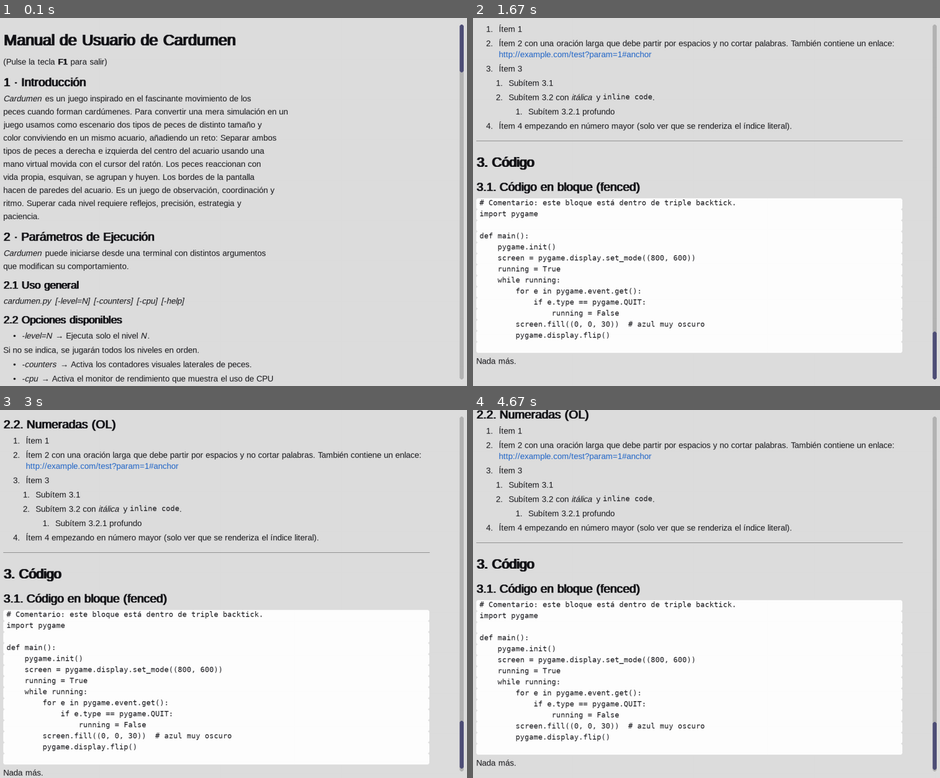
Above: before the commit, frames 1-4 (two rows, left to right).
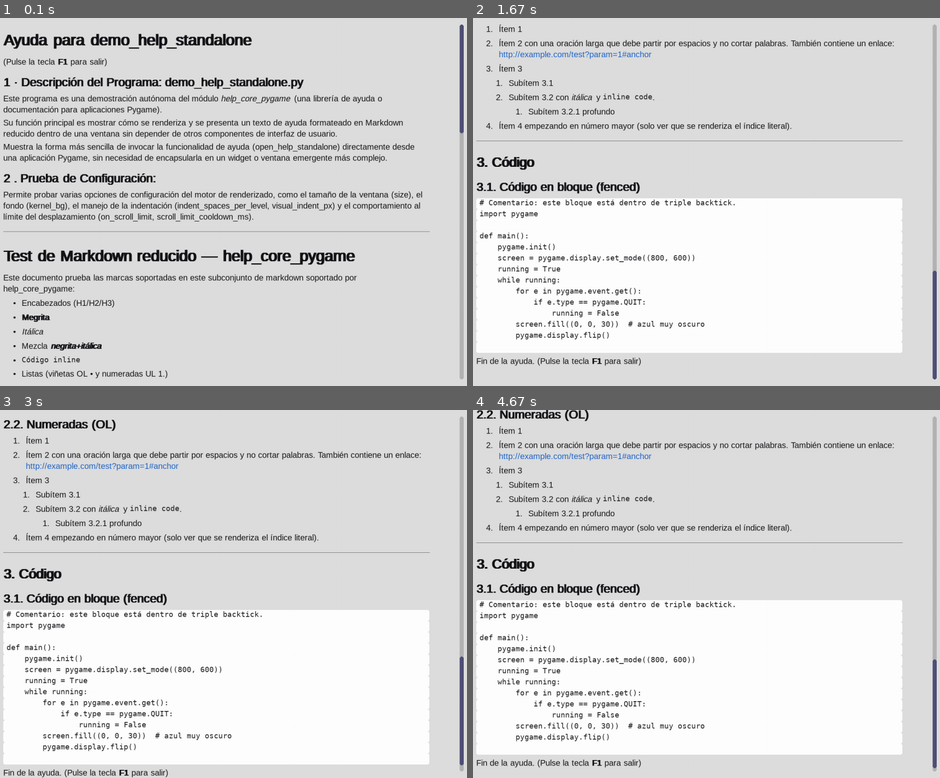
Above: after the commit, the same moments.

Repository: acastr008/help_core_pygame
Game: pygame game, started from examples/demo_help_standalone.py
The game is run twice, just before and just after one commit, with the same random seed, the same clock (stepped at 60 frames per second) and the same inputs.
Inputs:
- Up to frame 1 (0.1 s): no input
- Up to frame 2 (1.67 s): hold Up 0.33-0.8 s; hold Down 0.83-1.3 s; tap End at 1.33 s
- Up to frame 3 (3 s): hold Up 1.67-2.03 s; hold Down 2.07-2.43 s; hold Up 2.47-2.77 s; hold Down from 2.8 s (still down)
- Up to frame 4 (4.67 s): release Down at 3.1 s; hold Up 3.13-3.5 s; hold Down 3.53-3.9 s; hold Up 3.93-4.23 s; hold Down 4.27-4.57 s; hold Up from 4.6 s (still down)

The runs differ from the first frame. In frame 1, 17% of the frame differs, in the area x 0-100%, y 4-100%; in frame 2, 0.5%; in frame 3, 0.5%; in frame 4, 0.5%.

Commit message:
- Se ha pasado README_EN.md a README.md y se ha incluido un link en él   [Spanish README_ES.md is available](https://github.com/acastr008/help_core_pygame/blob/main/README_ES.md)

Diff:
--- a/examples/demo_help_standalone.py
+++ b/examples/demo_help_standalone.py
@@ -14,187 +14,33 @@
 
 
 TEST_MD="""
-# Manual de Usuario de *Cardumen*
+# Ayuda para *demo_help_standalone*
 
 (Pulse la tecla **F1** para salir)
 
-### 1 · Introducción
+### 1 · Descripción del Programa: *demo_help_standalone.py*
+Este programa es una demostración autónoma del módulo *help_core_pygame* (una librería de ayuda o documentación para aplicaciones Pygame).
+Su función principal es mostrar cómo se renderiza y se presenta un texto de ayuda formateado en Markdown reducido dentro de una ventana sin depender de otros componentes de interfaz de usuario.
+Muestra la forma más sencilla de invocar la funcionalidad de ayuda (open_help_standalone) directamente desde una aplicación Pygame, sin necesidad de encapsularla en un widget o ventana emergente más complejo.
 
-*Cardumen* es un juego inspirado en el fascinante movimiento de los
-peces cuando forman cardúmenes. Para convertir una mera simulación en un
-juego usamos como escenario dos tipos de peces de distinto tamaño y
-color conviviendo en un mismo acuario, añadiendo un reto: Separar ambos
-tipos de peces a derecha e izquierda del centro del acuario usando una
-mano virtual movida con el cursor del ratón. Los peces reaccionan con
-vida propia, esquivan, se agrupan y huyen. Los bordes de la pantalla
-hacen de paredes del acuario. Es un juego de observación, coordinación y
-ritmo. Superar cada nivel requiere reflejos, precisión, estrategia y
-paciencia.
-
-### 2 · Parámetros de Ejecución
-
-*Cardumen* puede iniciarse desde una terminal con distintos argumentos
-que modifican su comportamiento.
-
-#### 2.1 Uso general
-
-*cardumen.py [-level=N] [-counters] [-cpu] [-help]*
-
-#### 2.2 Opciones disponibles
-
--   *-level=N* → Ejecuta solo el nivel *N*.
-    Si no se indica, se jugarán todos los niveles en orden.
--   *-counters* → Activa los contadores visuales laterales de peces.
--   *-cpu* → Activa el monitor de rendimiento que muestra el uso de CPU
-    por frame.
--   *-help* → Muestra la ayuda básica por terminal con la lista de
-    parámetros.
-
-#### 7.3 Ejemplos
-
--   *cardumen.py -counters*
--   *cardumen.py -level=3 -cpu*
-
-### 3 · Inicio y Portada
-
-Al ejecutar el juego, aparece una **pantalla de portada** con el
-logotipo y una melodía de fondo.
-Es el punto de partida antes de entrar al mundo del acuario.
-
-**Controles disponibles en la portada:**
-
--   **Intro / Enter** → Comienza el juego.
--   **F1** → Muestra la ayuda general del juego (Es decir, este
-    documento).
--   **ESC** → Cierra el juego antes de empezar.
-
-***Nota técnica***: *Durante esta fase el juego no utiliza aún el
-sistema de niveles ni el control de estados. Es simplemente un bucle de
-espera elegante y musical hasta que el jugador decida comenzar.*
-
-*Cuando se pulsa Intro, el juego inicializa la simulación, crea los
-peces y pasa al ******primer nivel******, o al nivel indicado en la
-línea de comandos si se usó la opción *-level=n*.*
-
-### 4 · Modo de Juego
-
-Una vez dentro del acuario, el jugador controla la **mano** que se
-desplaza sobre la pantalla. La posición de la mano dentro del acuario
-genera comportamientos de huida en los peces. Los peces del mismo tipo
-tienden a agruparse. Los peces pequeños azules huyen de los peces
-grandes rojos. Estós últimos no tienen un comportamiento agresivo. No
-persiguen a los peces pequeños. (Son peces vegetarianos)
-El objetivo es conseguir que cada tipo de pez quede confinado en un lado
-del acuario, **sin mezclas**.
-
-Cada partida está dividida en **niveles** que van aumentando
-gradualmente la dificultad:
-más peces, reacciones más rápidas o cambios en la distribución inicial.
-
-El primer nivel es un mero entrenamiento ya que su distribución inicial
-facilita con un poco de suerte poder separar ambos tipos de peces en
-pocos segundos.
-
-#### 4.1 Condición de victoria
-
-Cuando la separación es completa a ambos lados, se inicia una **cuenta
-atrás** de confirmación.
-Si los peces permanecen separados durante toda la cuenta atrás, el nivel
-se da por **superado**.
-
-Si alguno cruza de nuevo al lado contrario antes de terminar el tiempo,
-la cuenta atrás se reinicia y hay que recomenzar la separación. Da
-bastante rabia que un pececillo cruce a lado contrario y la labor del
-rabillo del ojo en todo momento es imprescindible para evitar estos
-contratiempos.
-
-#### 4.2 Progresión
-
--   En modo normal (sin argumentos) el juego recorre **todos los
-    niveles** uno tras otro.
--   En modo *-level=n*, se ejecuta sólo ese nivel y, al completarlo,
-    suena la música de banda de circo para celebrarlo.
-
-Cada nivel incluye su propia configuración de peces, velocidad, límites
-y tiempo de espera entre fases, para ofrecer una **progresión fluida**
-de reto y descanso.
-
-### 5 · Controles del Juego
-
-El manejo en *Cardumen* es tan sencillo como intuitivo. Todo el control
-se basa en el movimiento del ratón y unas pocas teclas especiales.
-
-#### 5.1 Movimiento principal
-
--   **Ratón** → Controla la posición de la mano virtual.
-    La mano se mueve con suavidad y responde incluso cuando el cursor
-    real del sistema sale de la ventana, evitando que se "enganche" en
-    los bordes.
-
-#### 5.2 Teclas de control
-
--   **ESC** → Interrumpe el juego en cualquier momento.
-    Si se pulsa durante un nivel, se produce una salida ordenada: se
-    detiene la música, suena el efecto de despedida y el programa
-    termina.
--   **F1** → Muestra la ayuda del juego (este manual).
--   **Intro / Enter** → Usado tanto en la portada como en algunos
-    diálogos de confirmación para continuar.
--   **F2** (si está habilitado) → Puede activar o desactivar la
-    visualización de contadores laterales o el monitor de CPU, según la
-    configuración.
-
-### 6 · Requisitos Técnicos
-
-#### 6.1 Entorno recomendado
-
--   **Sistema operativo:** Linux o Windows con Python 3.10+.
--   **Bibliotecas:** requiere *pygame* y módulos estándar de Python.
--   **Resolución mínima:** 1024×768 píxeles.
--   **Dispositivo de entrada:** ratón.
--   **Audio:** salida estéreo o auriculares.
-
-#### 6.2 Instalación
-
-*pip install pygame*
-
-#### 6.3 Estructura típica del proyecto
-
-*cardumen/*
-
-*├── cardumen.py # Programa principal*
-*├── game_state.py # Máquina de estados*
-*├── Pzes.py # Clases de peces*
-*├── Pzes_IzqDecha.py # Contadores laterales*
-*├── sonidos.py # Sonido y música*
-*├── varglob.py # Configuración global*
-*├── levels.py # Generador de niveles*
-*└── recursos/ # Imágenes y efectos*
-
-### 7 · Créditos y Licencia
-
-**Autor:** Antonio Castro Snurmacher
-
-Agradecimientos:
-
-Python --- lenguaje principal.
-
-Pygame --- motor de gráficos y sonido.
-
-**Licencia:** uso educativo y no comercial, manteniendo la autoría
-visible.
-
-(Pulse la tecla **F1** para salir)
-
-###
+### 2 . Prueba de Configuración:
+Permite probar varias opciones de configuración del motor de renderizado, como el tamaño de la ventana (size), el fondo (kernel_bg), el manejo de la indentación (indent_spaces_per_level, visual_indent_px) y el comportamiento al límite del desplazamiento (on_scroll_limit, scroll_limit_cooldown_ms).
 
 
+---
 
+# Test de Markdown reducido — help_core_pygame
 
-
-# Test de Markdown reducido — PygamePopupForm help()
-
-Este documento prueba **todas** las marcas soportadas: encabezados (H1/H2/H3), **negrita**, *itálica*, mezcla ***negrita+itálica***, `código inline`, listas (• y 1.), reglas horizontales, URLs como https://www.pygame.org/docs/, y bloques de código (``` y 4 espacios).
+Este documento prueba las marcas soportadas en este subconjunto de markdown soportado por help_core_pygame:
+- Encabezados (H1/H2/H3)
+- **Megrita**
+- *Itálica*
+- Mezcla ***negrita+itálica***
+- `Código inline`
+- Listas (viñetas OL • y numeradas UL 1.)
+- Líneas separadoras horizontale horizontales
+- URLs como https://www.pygame.org/docs/ (solo cambia el color de negro a azul)
+- Bloques de código (fenced) (``` y 4 espacios). Se muestra resaltado sobre un rectángulo más claro.
 
 Sugerencia para la prueba: usar indent_per_level=2 y tab_size=4.
 
@@ -266,7 +112,7 @@
 
 ```
 
-Nada más.
+Fin de la ayuda. (Pulse la tecla **F1** para salir)
 
 
 
